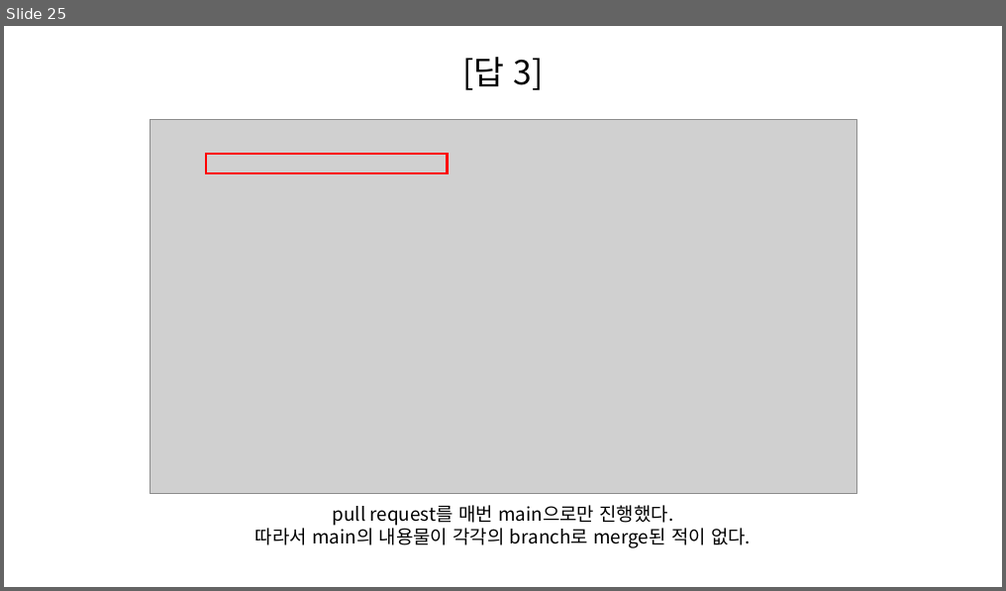
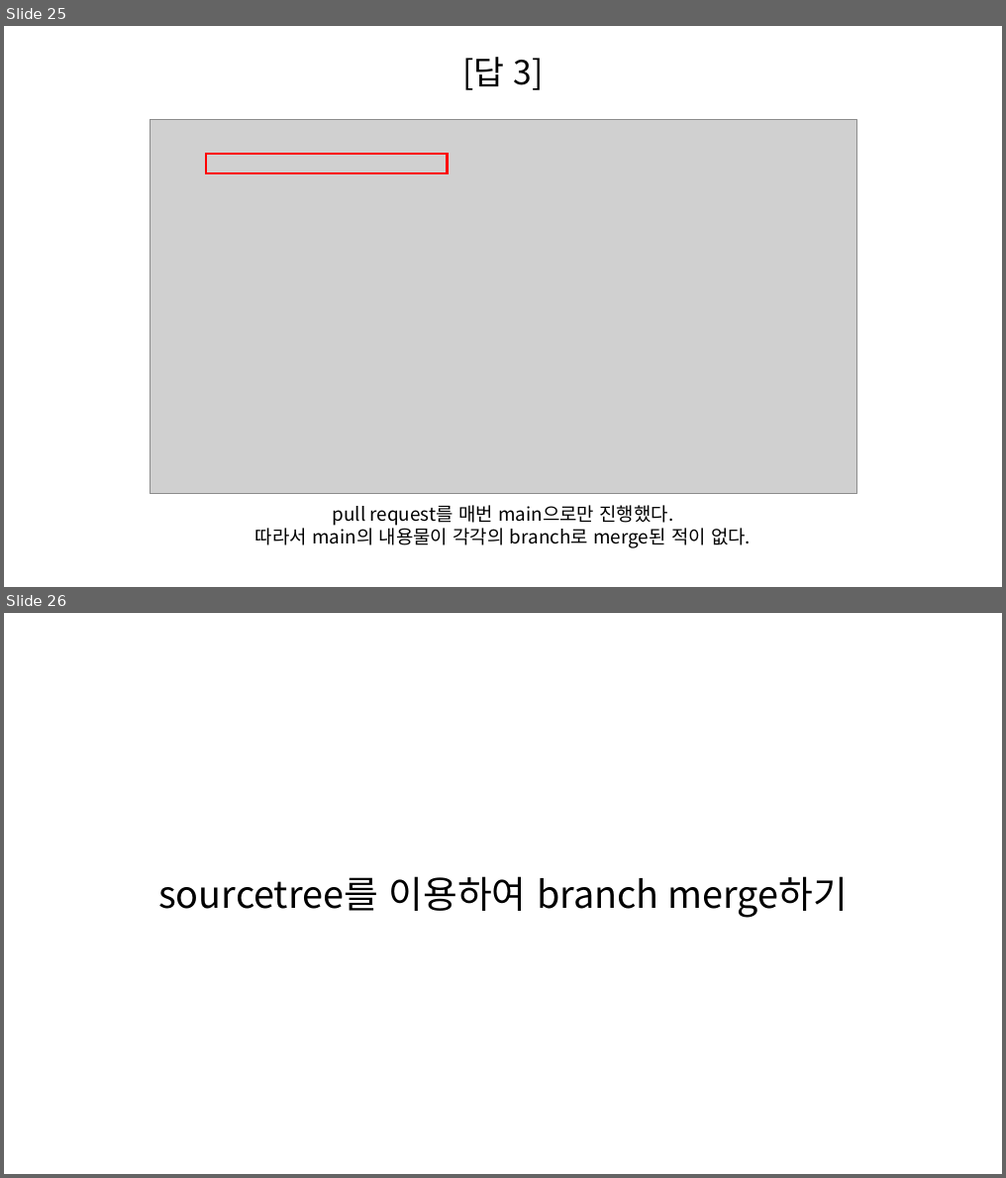
Before and after one commit to SeungHeeNoh/study_well, a slide deck: docs/4. merge.pptx. Shown one above the other, each under a label of ours: slide 25 before the commit, slides 25 and 26 after it. The pictures are 1006x591 and 1006x1178 pixels, drawn with LibreOffice and Linux fonts; fonts in the diff are those of the drawing; grey boxes stand for pictures. Boxes give left, top, right and bottom in pixels: in the first picture for what was removed or moved away, otherwise in the second. Text is boxed around its words. In the diff, an @@ line names an element or a change of style, - is before the commit and + after.

Commit message:
study 자료 > 참고 문헌 표기 변경 및 sourcetree를 이용한 merge 방법 내용 추가

```diff
--- a/docs/4. merge.pptx
+++ b/docs/4. merge.pptx
@@ slide 26 added at [4,613,1002,1174], background #FFFFFF @@
@@ text added at [158,876,847,918], 36 pt, text #000000 @@
+sourcetree를 이용하여 branch merge하기
```
Also in this commit, not shown: 3 slides changed, 12 other slides added.
